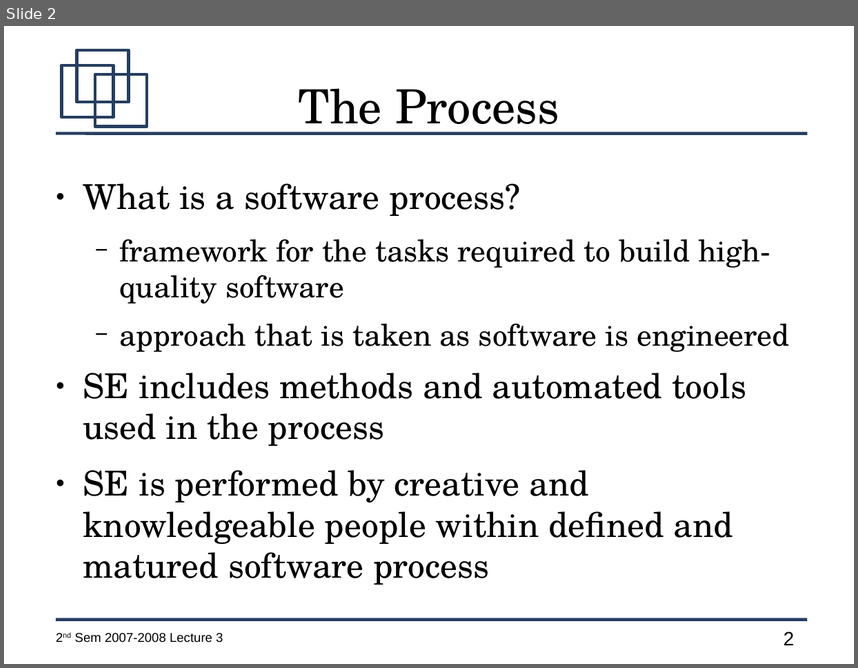
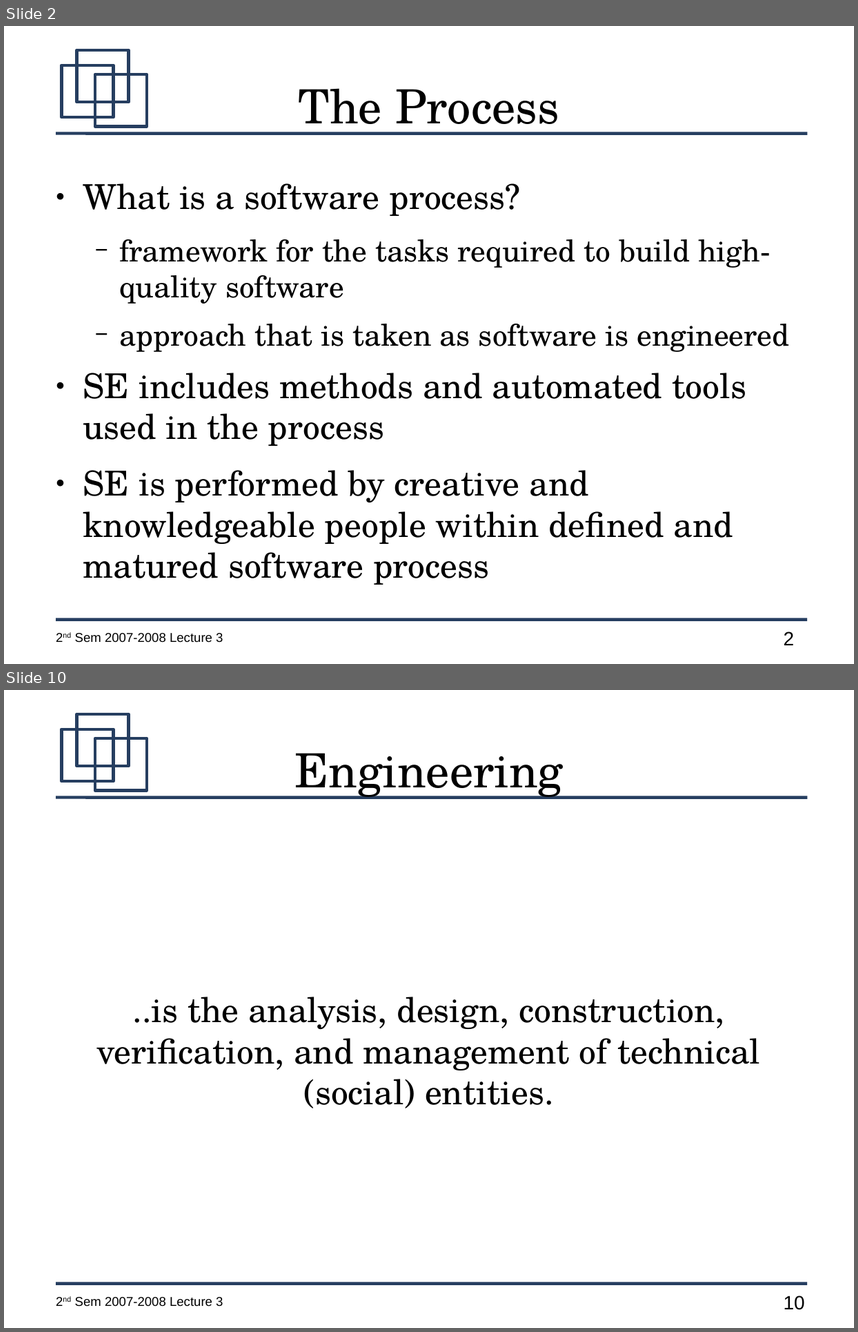
Before and after one commit to jachermocilla/jach-homepage, a slide deck: CMSC128-2nd-Sem-2007-L3.odp. Shown one above the other, each under a label of ours: slide 2 before the commit, slides 2 and 10 after it; the slides between them are not shown. The pictures are 858x668 and 858x1332 pixels, drawn with LibreOffice and Linux fonts; fonts in the diff are those of the drawing. Boxes give left, top, right and bottom in pixels: in the first picture for what was removed or moved away, otherwise in the second. Text is boxed around its words. In the diff, an @@ line names an element or a change of style, - is before the commit and + after.

```diff
--- a/CMSC128-2nd-Sem-2007-L3.odp
+++ b/CMSC128-2nd-Sem-2007-L3.odp
@@ slide 10 added at bbox=[4, 690, 854, 1328], background #FFFFFF; not listed: 7 template elements that a slide beside it also shows @@
@@ title added at bbox=[294, 753, 563, 799], 44 pt, text #000000 @@
+Engineering
@@ subtitle added at bbox=[96, 996, 760, 1108], 32 pt, text #000000 @@
+..is the analysis, design, construction, verification, and management of technical (social) entities.
```
Also in this commit, not shown: 10 other slides added.
